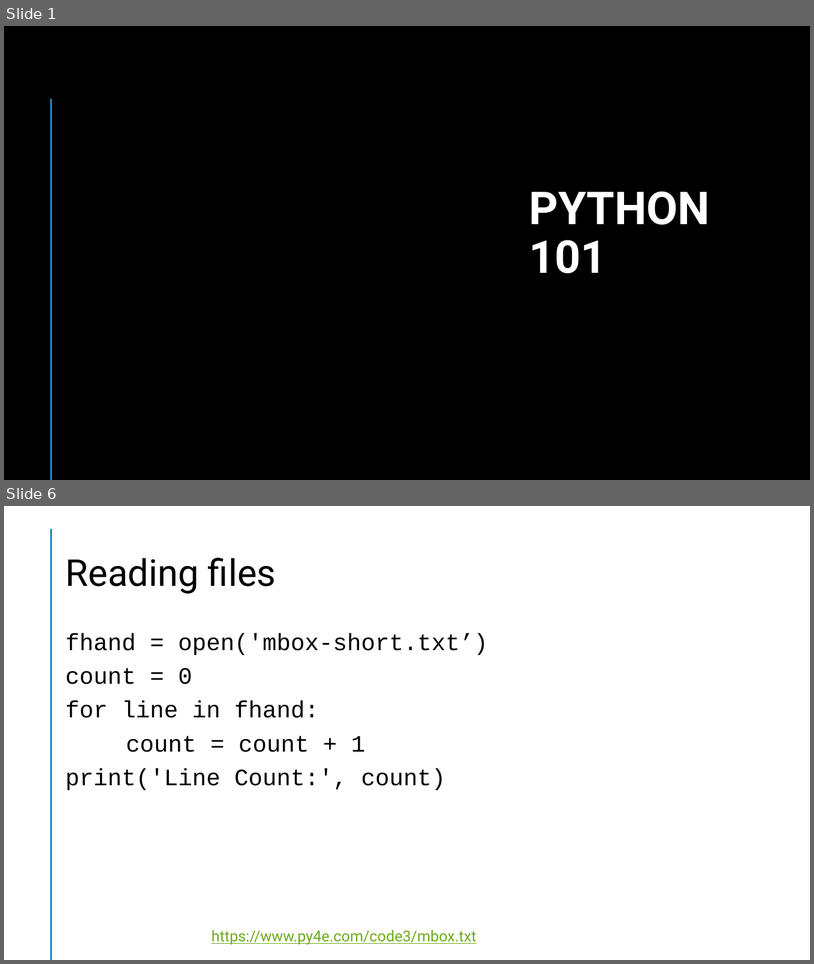
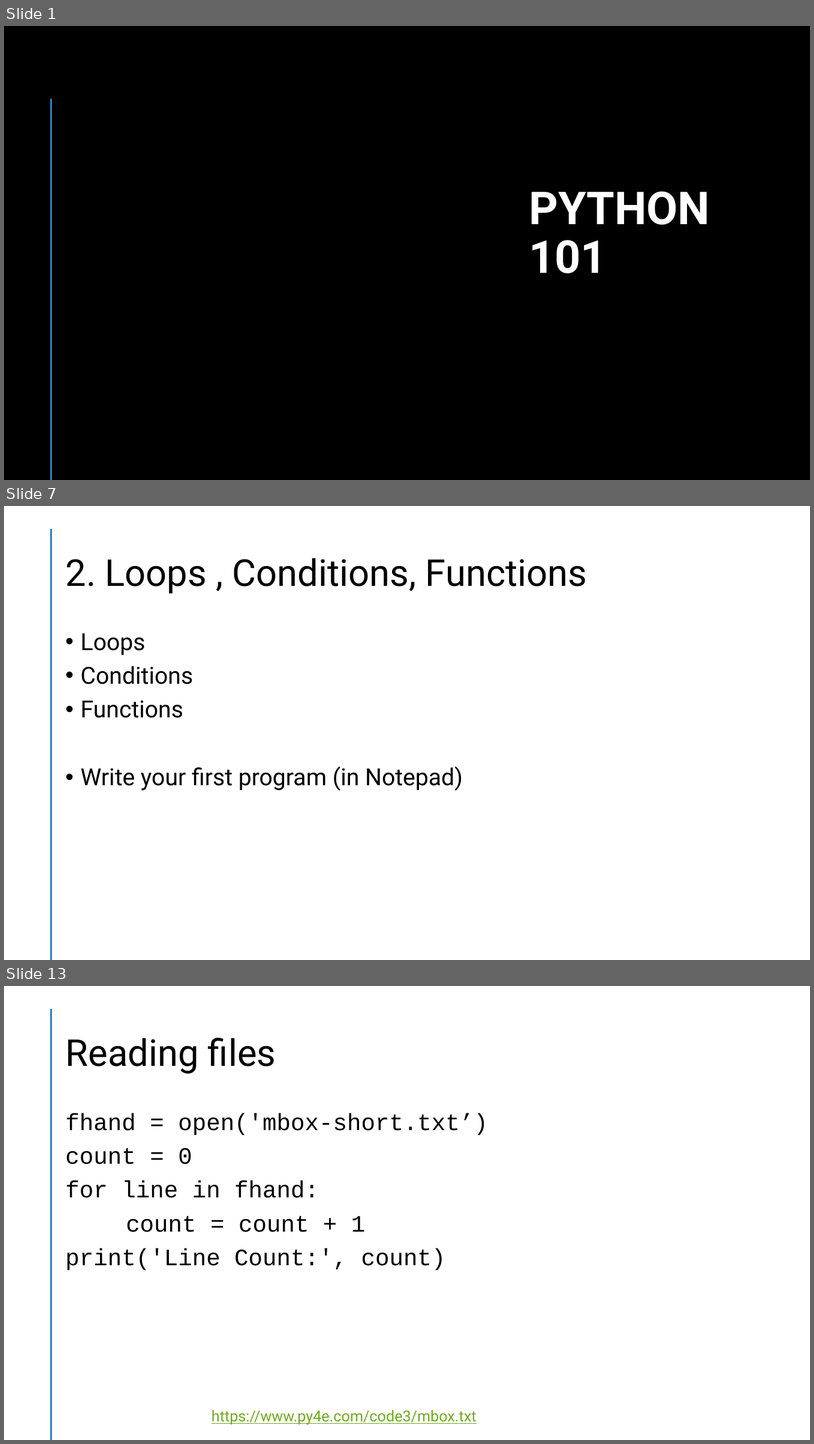
Before and after one commit to slevin48/training, a slide deck: doc/Python 101.pptx. Shown one above the other, each under a label of ours: slides 1 and 6 before the commit, slides 1, 7 and 13 after it; the slides between them are not shown. The pictures are 814x964 and 814x1444 pixels, drawn with LibreOffice and Linux fonts; fonts in the diff are those of the drawing; background and template pictures are left out. Boxes give left, top, right and bottom in pixels: in the first picture for what was removed or moved away, otherwise in the second. Text is boxed around its words. In the diff, an @@ line names an element or a change of style, - is before the commit and + after.

```diff
--- a/doc/Python 101.pptx
+++ b/doc/Python 101.pptx
@@ slide 7 added at [4, 506, 810, 960], background #FFFFFF; not listed: 1 template element that a slide beside it also shows @@
@@ title added at [65, 558, 588, 594], 44 pt, text #000000 @@
+2. Loops , Conditions, Functions
@@ text added at [81, 633, 463, 790], 28 pt, text #000000 @@
+• Loops
+• Conditions
+• Functions
+• Write your first program (in Notepad)
@@ what was slide 6 is now slide 13 @@
```
Also in this commit, not shown: 5 slides changed, 7 other slides added, 1 other file.
